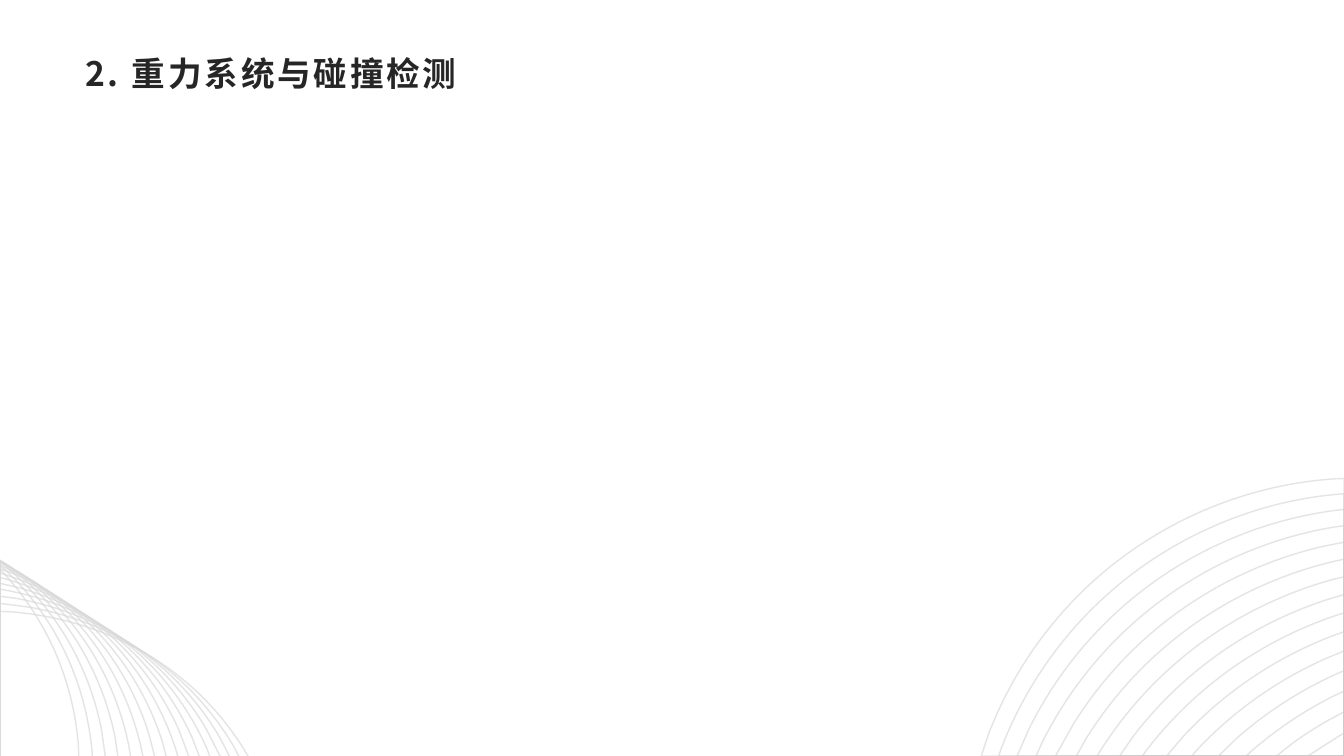
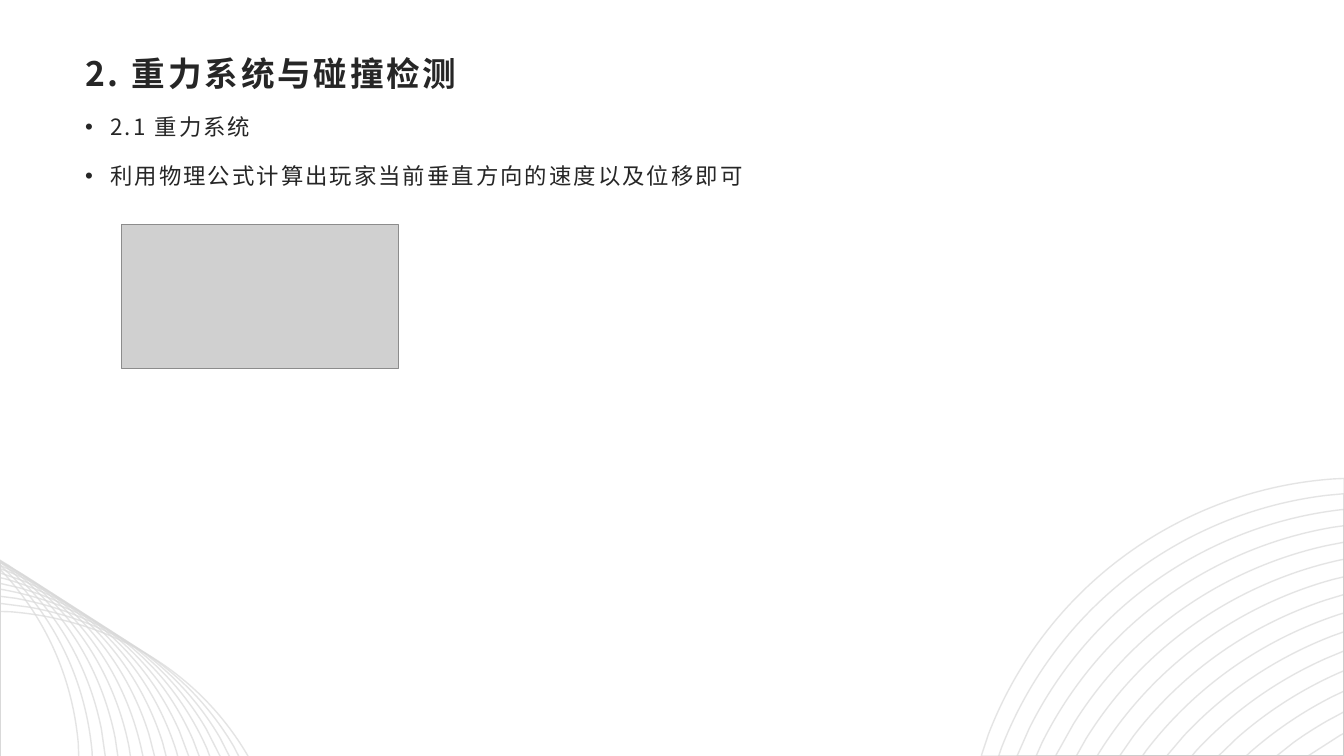
Before and after one commit to computer-graphic-2019/Group19, a slide deck: slide 12 of CG_final.pptx. Drawn at 1344x756 pixels with LibreOffice and Linux fonts; fonts in the diff are those of the drawing; grey boxes stand for pictures. Boxes give left, top, right and bottom in pixels: in the first picture for what was removed or moved away, otherwise in the second. Text is boxed around its words. In the diff, an @@ line names an element or a change of style, - is before the commit and + after.

```diff
--- a/CG_final.pptx
+++ b/CG_final.pptx
@@ text added at (x1=110, y1=116, x2=742, y2=186), 16 pt, text #262626 @@
+• 2.1 重力系统
+• 利用物理公式计算出玩家当前垂直方向的速度以及位移即可
@@ picture added at (x1=121, y1=225, x2=398, y2=369) @@
```
Also in this commit, not shown: 2 other slides changed, 2 slides added.
